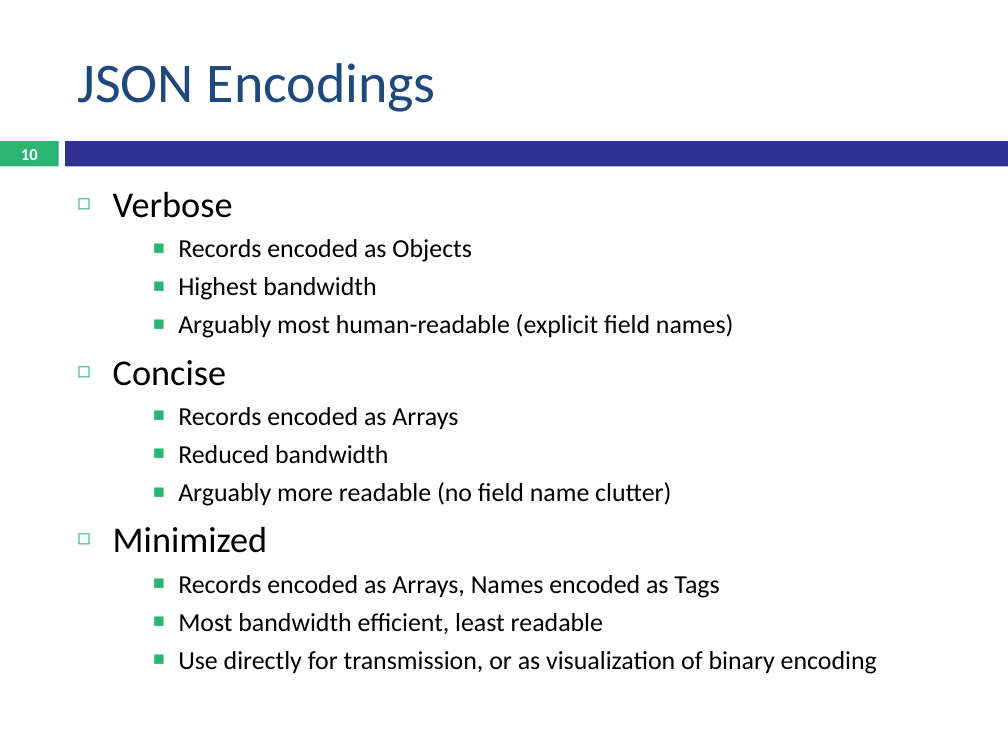
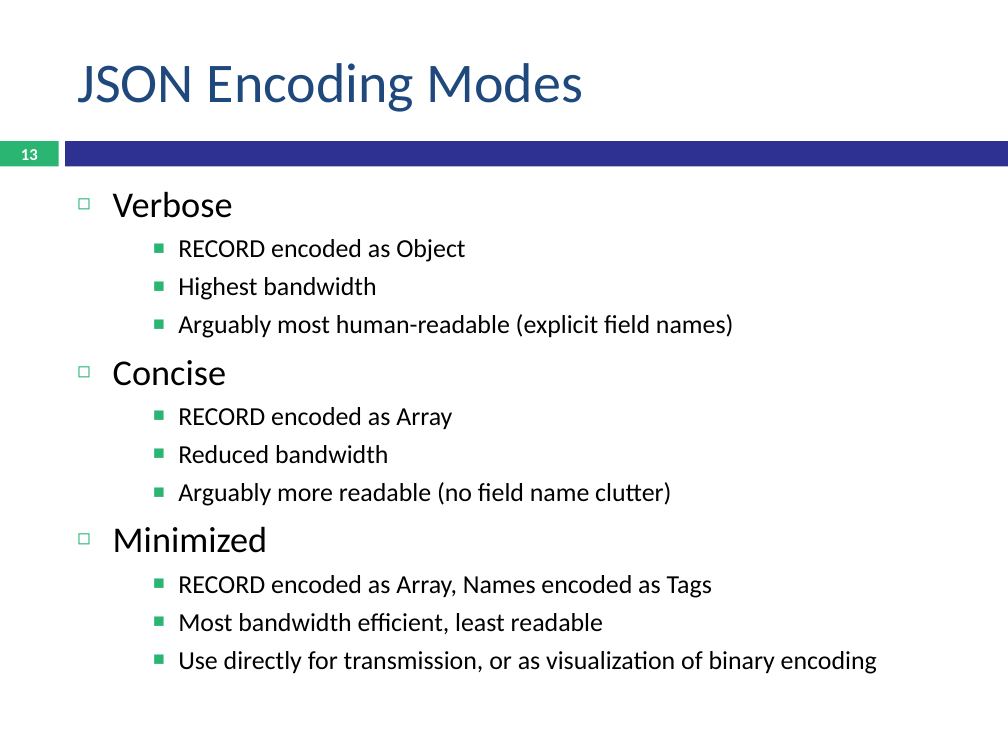
Before and after one commit to OpenC2-org/openc2-davaya, a slide deck: slide 13 of devel/OpenC2 Schema.pptx (slide 10 before the commit). Drawn at 1008x756 pixels with LibreOffice and Linux fonts; fonts in the diff are those of the drawing. Boxes give left, top, right and bottom in pixels: in the first picture for what was removed or moved away, otherwise in the second. Text is boxed around its words. In the diff, an @@ line names an element or a change of style, - is before the commit and + after.

```diff
--- a/devel/OpenC2 Schema.pptx
+++ b/devel/OpenC2 Schema.pptx
@@ title at (77, 63, 583, 112): text changed @@
-JSON Encodings
+JSON Encoding Modes
@@ page number at (21, 149, 38, 160): text changed @@
-10
+13
@@ text at (178, 239, 465, 262): text changed @@
-    ■ Records encoded as Objects
+    ■ RECORD encoded as Object
@@ text at (178, 407, 452, 430): text changed @@
-    ■ Records encoded as Arrays
+    ■ RECORD encoded as Array
@@ text at (178, 575, 712, 598): text changed @@
-    ■ Records encoded as Arrays, Names encoded as Tags
+    ■ RECORD encoded as Array, Names encoded as Tags
```
Also in this commit, not shown: 3 other slides changed, 4 slides added, 1 slide removed.
